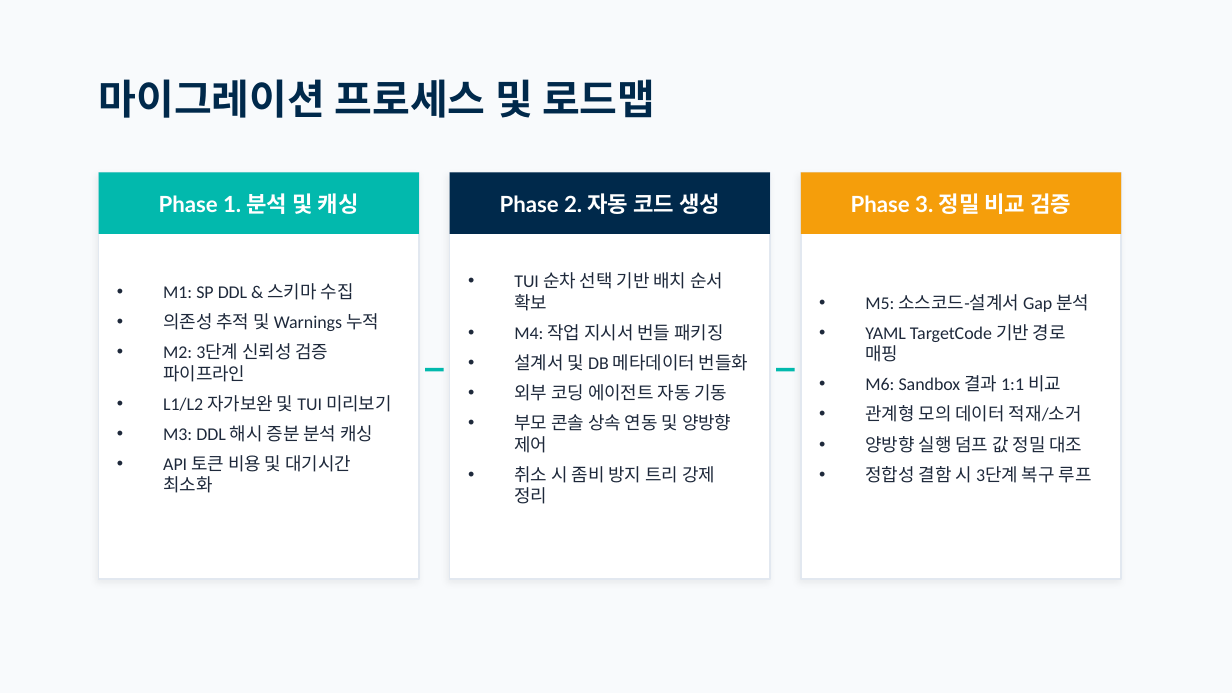
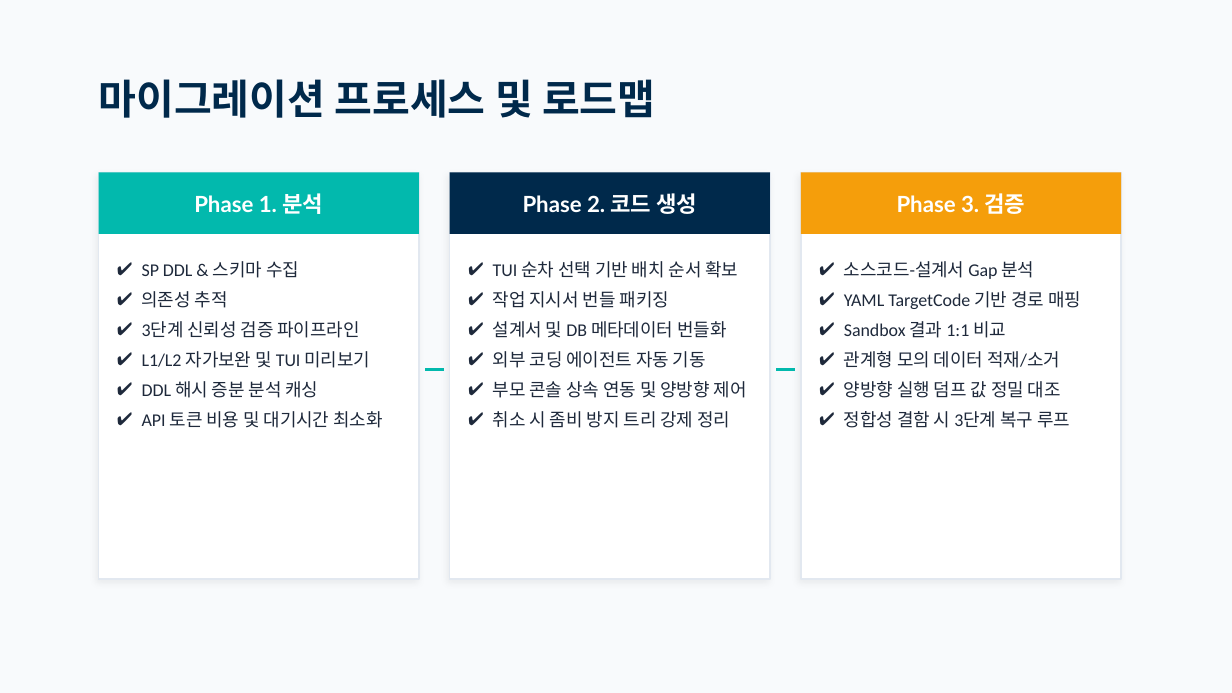
Before and after one commit to moondae815/sp-reverse-engineering, a slide deck: slide 9 of docs/ReSet_Presentation.pptx. Drawn at 1232x693 pixels with LibreOffice and Linux fonts; fonts in the diff are those of the drawing. Boxes give left, top, right and bottom in pixels: in the first picture for what was removed or moved away, otherwise in the second. Text is boxed around its words. In the diff, an @@ line names an element or a change of style, - is before the commit and + after.

```diff
--- a/docs/ReSet_Presentation.pptx
+++ b/docs/ReSet_Presentation.pptx
@@ text at box(194, 193, 323, 214): text changed @@
-Phase 1. 분석 및 캐싱
+Phase 1. 분석
@@ text at box(523, 193, 697, 214): text changed @@
-Phase 2. 자동 코드 생성
+Phase 2. 코드 생성
@@ text at box(897, 193, 1025, 214): text changed @@
-Phase 3. 정밀 비교 검증
+Phase 3. 검증
@@ vertical alignment middle to top in 3 elements at box(493, 261, 747, 428), box(844, 261, 1081, 428), box(142, 261, 382, 428) @@
@@ text at box(142, 261, 359, 338): text changed @@
-• M1: SP DDL & 스키마 수집
-• 의존성 추적 및 Warnings 누적
-• M2: 3단계 신뢰성 검증 파이프라인
+✔ SP DDL & 스키마 수집
+✔ 의존성 추적
+✔ 3단계 신뢰성 검증 파이프라인
@@ text at box(493, 261, 747, 428): bullet • to ✔; less space between paragraphs @@
@@ text at box(844, 261, 1035, 279): text changed @@
-• M5: 소스코드-설계서 Gap 분석
+✔ 소스코드-설계서 Gap 분석
@@ text at box(493, 291, 669, 308): text changed @@
-• M4: 작업 지시서 번들 패키징
+✔ 작업 지시서 번들 패키징
@@ text at box(844, 291, 1081, 428): bullet • to ✔ @@
@@ text at box(844, 321, 1006, 338): text changed @@
-• M6: Sandbox 결과 1:1 비교
+✔ Sandbox 결과 1:1 비교
@@ text at box(142, 351, 382, 428): bullet • to ✔ @@
@@ text at box(142, 381, 319, 398): text changed @@
-• M3: DDL 해시 증분 분석 캐싱
+✔ DDL 해시 증분 분석 캐싱
```
Also in this commit, not shown: 9 other slides changed.
